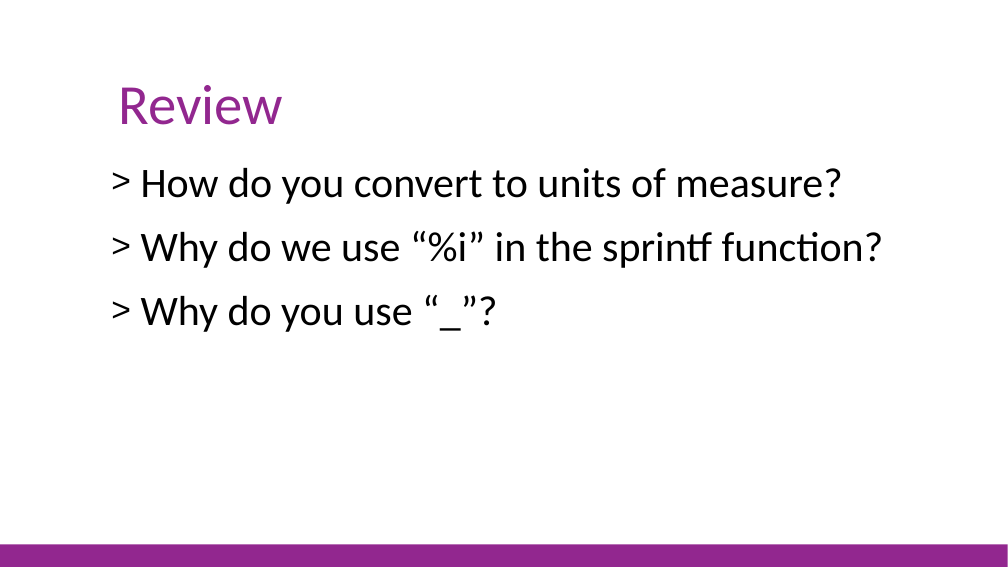
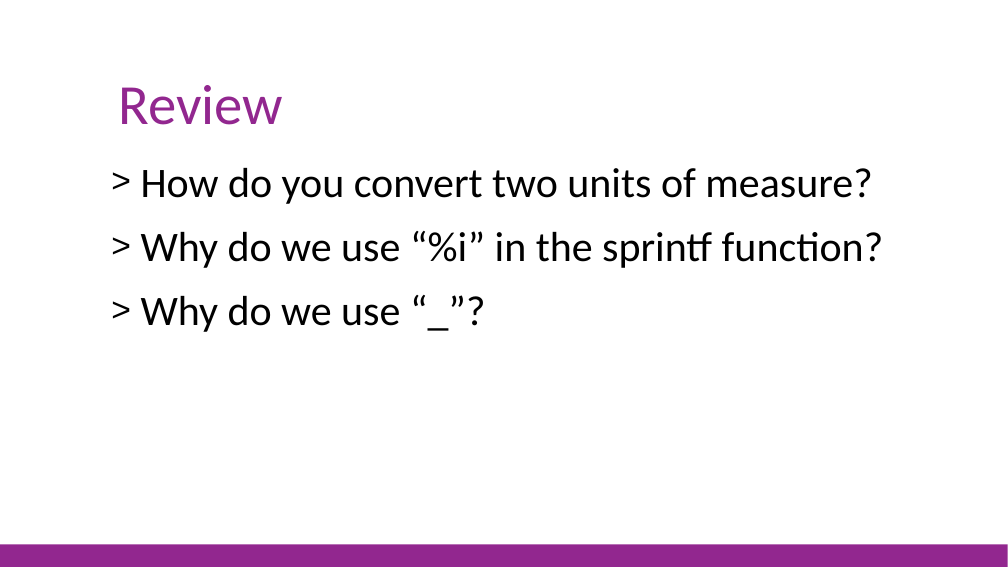
Before and after one commit to jorgef/fsharpworkshop, a slide deck: slide 59 of FSharpWorkshop_Slides.pptx. Drawn at 1008x567 pixels with LibreOffice and Linux fonts; fonts in the diff are those of the drawing. Boxes give left, top, right and bottom in pixels: in the first picture for what was removed or moved away, otherwise in the second. Text is boxed around its words. In the diff, an @@ line names an element or a change of style, - is before the commit and + after.

```diff
--- a/FSharpWorkshop_Slides.pptx
+++ b/FSharpWorkshop_Slides.pptx
@@ text at [141, 168, 872, 204]: text changed @@
-> How do you convert to units of measure?
+> How do you convert two units of measure?
@@ text at [141, 296, 400, 332]: text changed @@
-> Why do you use “_”?
+> Why do we use “_”?
```
Also in this commit, not shown: 4 other slides changed, 1 other file.
